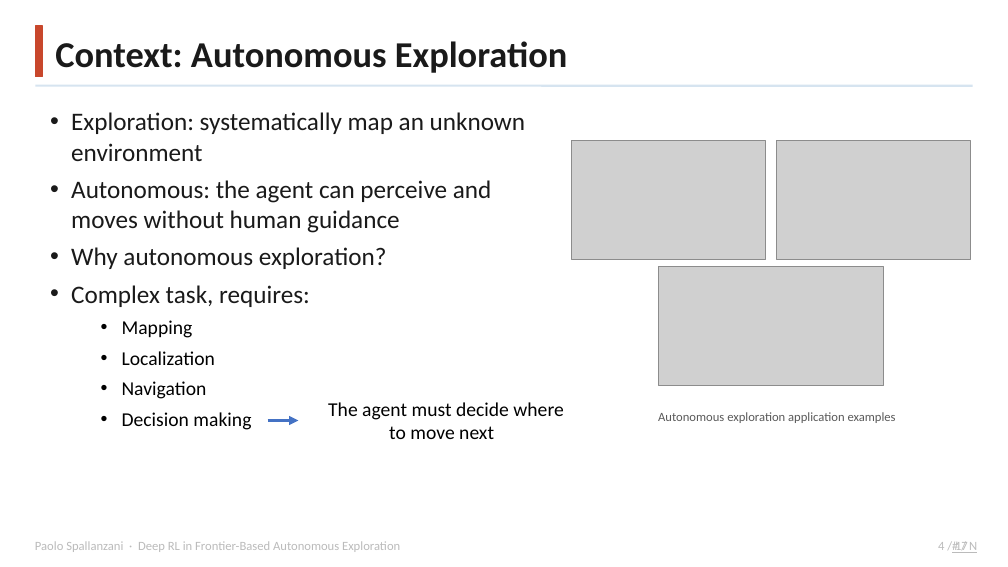
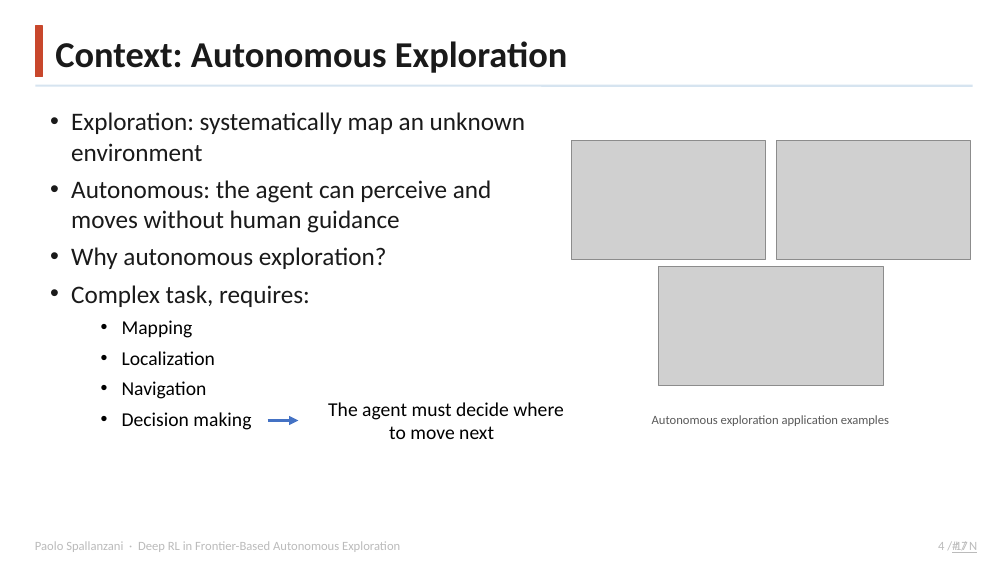
Before and after one commit to Paolo-Spall/presentazione_tesi_dae, a slide deck: slide 4 of presentation_1.pptx. Drawn at 1008x567 pixels with LibreOffice and Linux fonts; fonts in the diff are those of the drawing; grey boxes stand for pictures; background and template pictures are left out. Boxes give left, top, right and bottom in pixels: in the first picture for what was removed or moved away, otherwise in the second. Text is boxed around its words. In the diff, an @@ line names an element or a change of style, - is before the commit and + after.

```diff
--- a/presentation_1.pptx
+++ b/presentation_1.pptx
@@ text "Autonomous exploration application examples": place and size @@
-text "Autonomous exploration application examples" at [658, 412, 896, 423]
+text "Autonomous exploration application examples" at [652, 415, 889, 426]
```
Also in this commit, not shown: 1 slide added, 1 other file.
